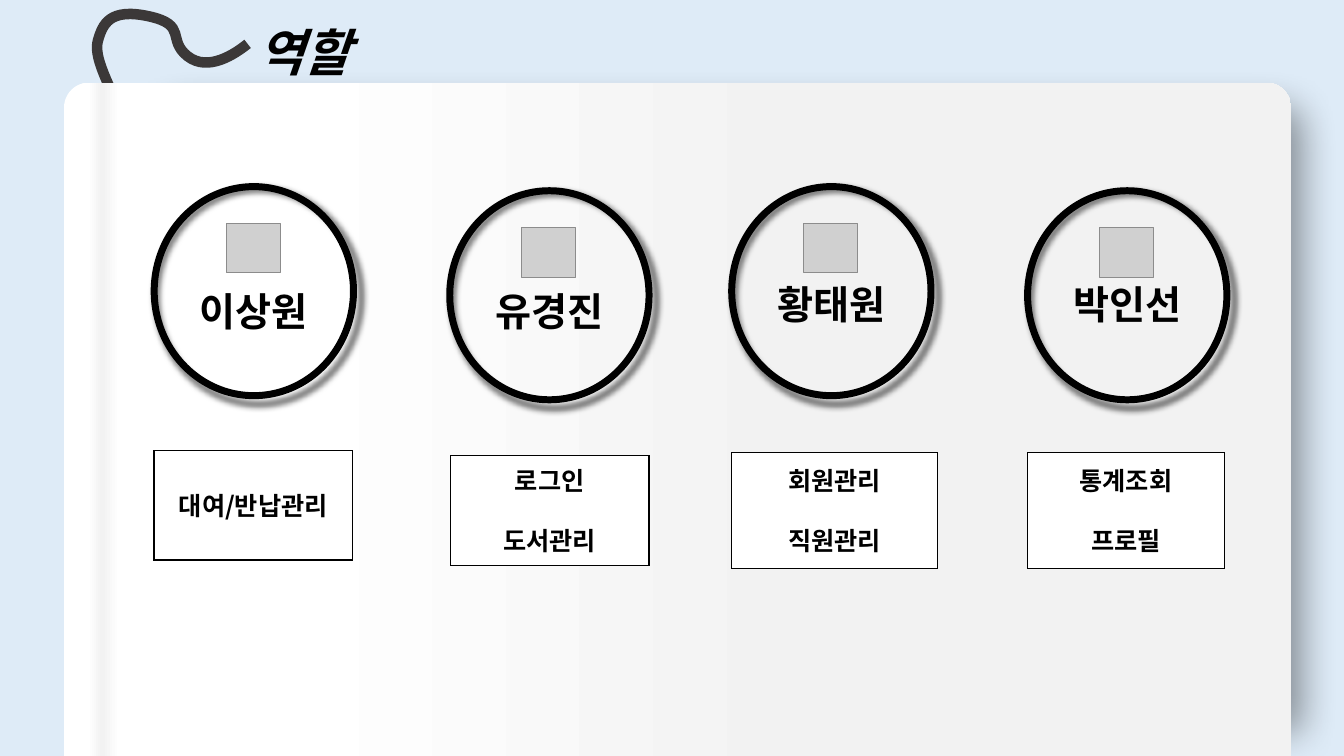
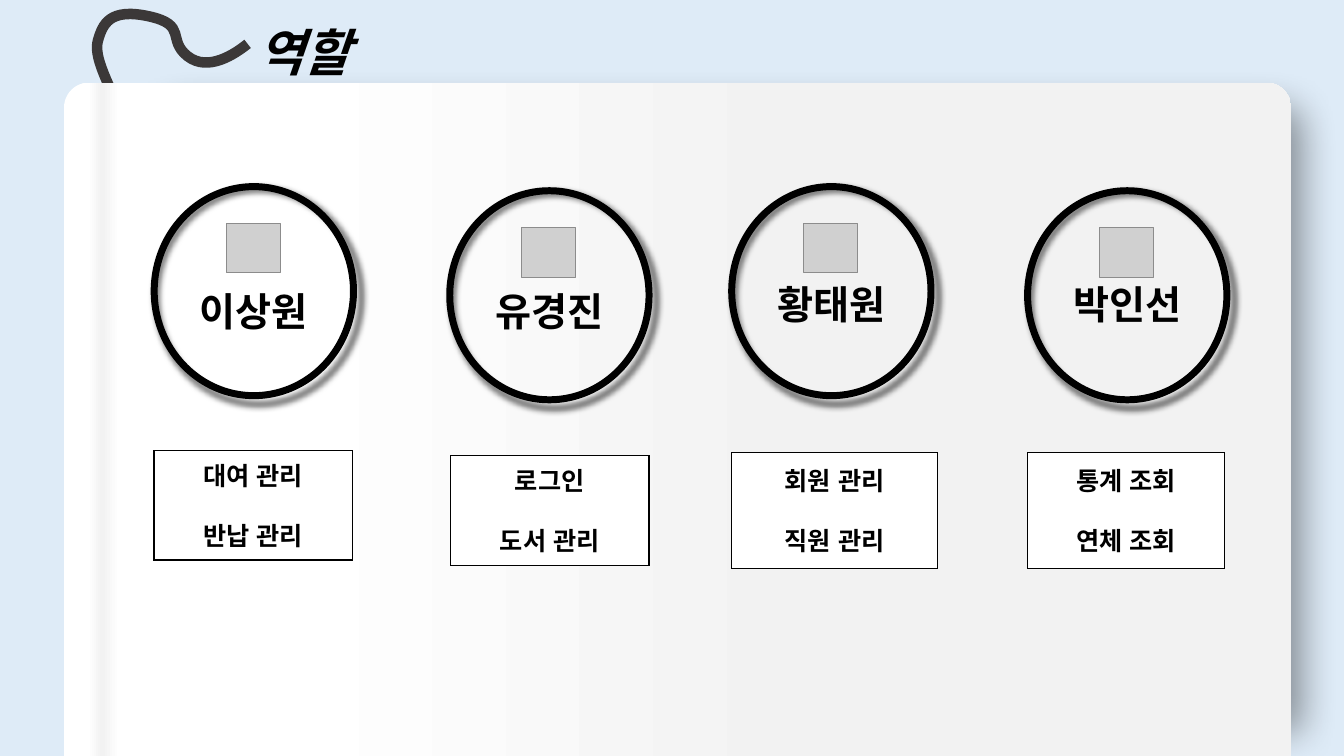
Before and after one commit to DaeguIT-MinSuKim/yi_java3st_3team, a slide deck: slide 5 of document/3조발표용ppt_최종본.pptx. Drawn at 1344x756 pixels with LibreOffice and Linux fonts; fonts in the diff are those of the drawing; grey boxes stand for pictures. Boxes give left, top, right and bottom in pixels: in the first picture for what was removed or moved away, otherwise in the second. Text is boxed around its words. In the diff, an @@ line names an element or a change of style, - is before the commit and + after.

```diff
--- a/document/3조발표용ppt_최종본.pptx
+++ b/document/3조발표용ppt_최종본.pptx
@@ text in rectangle at [203, 464, 303, 548]: text changed @@
-대여/반납관리
+대여 관리
+반납 관리
@@ text in rectangle at [785, 469, 884, 553]: spaces changed @@
-회원관리
-직원관리
+회원 관리
+직원 관리
@@ text in rectangle at [1076, 469, 1176, 553]: text changed @@
-통계조회
-프로필
+통계 조회
+연체 조회
@@ text in rectangle at [500, 529, 599, 553]: spaces changed @@
-도서관리
+도서 관리
```
Also in this commit, not shown: 4 other slides changed, 3 other files.
